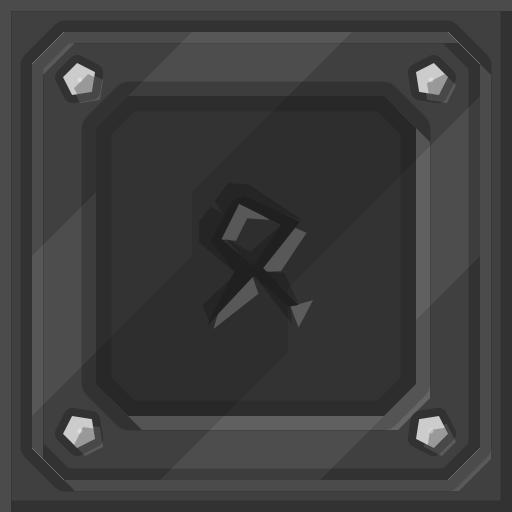
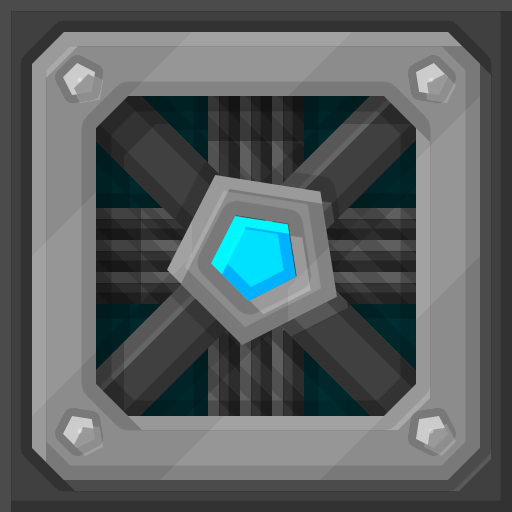
Comparing the layer stacks of the two 512px x 512px images. Changes:
showed group "crafter_front_connected" (1st of 2) (33 layers) over (32, 32, 480, 480)
painted on "Polygon 2" (2nd of 2, in "crafter_front_connected" › "Inner Section" › "Laser thing"), unmasked it over (167, 175, 337, 345)
painted on "Inner panel shadow" (2nd of 2, in "crafter_front_connected" › "Inner Section"), unmasked it over (96, 96, 416, 416)
painted on "Laser thing shadow" (2nd of 2, in "crafter_front_connected" › "Inner Section"), unmasked it over (167, 175, 337, 345)
painted on "Shape 1" (2nd of 3, in "crafter_front_connected" › "Inner Section" › "Cross Structure"), unmasked it over (52, 52, 459, 459)
painted on "Inner panel shadow copy" (2nd of 2, in "crafter_front_connected" › "Inner Section"), unmasked it over (96, 96, 416, 416)
painted on "Inner panel base" (2nd of 2, in "crafter_front_connected" › "Inner Section"), unmasked it over (96, 96, 416, 416)
painted on "Rivets" (2nd of 3, in "crafter_front_connected" › "Side"), unmasked it over (63, 63, 448, 448)
painted on "Panel" (2nd of 3, in "crafter_front_connected" › "Side"), unmasked it over (32, 32, 480, 480)
painted on "Frame" (2nd of 3, in "crafter_front_connected" › "Side"), unmasked it over (32, 32, 480, 480)
added layer "Frame copy 2" in group "crafter_front_connected" over (32, 32, 480, 480)
hid group "crafter_bottom" (1st of 2) (11 layers) over (32, 32, 480, 480)
painted on "Rivets" (3rd of 3, in "crafter_bottom" › "Side"), unmasked it over (63, 63, 448, 448)
painted on "Shape 1" (3rd of 3, in "crafter_bottom" › "Side" › "Sphax Logo"), unmasked it over (213, 199, 313, 329)
painted on "Shadow", unmasked it over (199, 183, 305, 325)
painted on "Inner Panel", unmasked it over (96, 96, 416, 416)
painted on "Panel" (3rd of 3, in "crafter_bottom" › "Side"), unmasked it over (32, 32, 480, 480)
painted on "Frame" (3rd of 3, in "crafter_bottom" › "Side"), unmasked it over (32, 32, 480, 480)
…and 14 more changes (14 mask, 14 painted)
